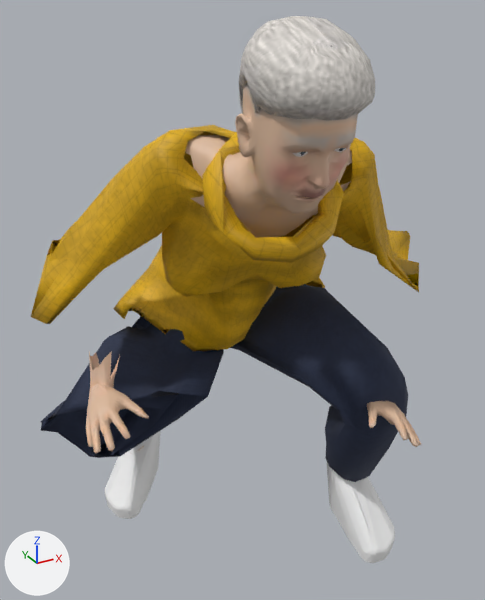
One commit to the glTF model characters/exports/old_marg_crowd.glb: the scene before it, then after it.
Both versions are drawn from a 50 mm lens placed at (-0.617, -1.136, 1.116), pointed at (-0.031, -0.069, 0.583). The lights are fixed; the arrows at lower left show +X, +Y and +Z. The older version comes first. Both versions are drawn at frame 0 of the action 'jump'; the numbers are the values there. Vertices at exactly the same position are counted once.

In view in the first picture: 'old_marg_crowd'.
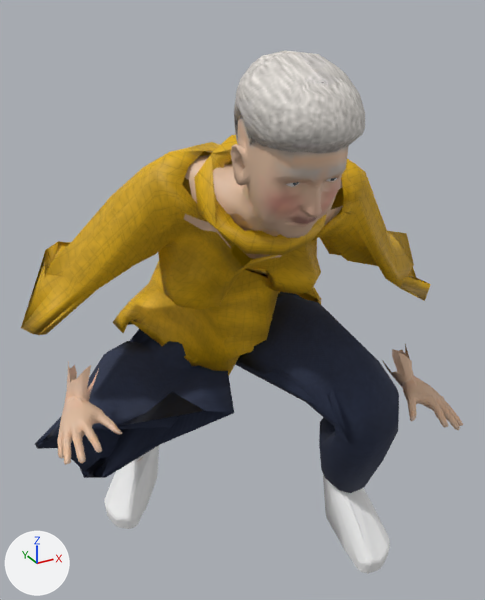
What changed in the scene script:
```text
Change me_old_marg_body_017:
    used by ob_old_marg_crowd; location = (0.0, 0.0, 0.0)
    remove me_old_marg_body_017.from_pydata(...)  # 2920 vertices, 5700 faces; spans x -0.426..0.376, y -0.466..0.266, z 0.011..1.103
    add me_old_marg_body_017.from_pydata(...)  # 2920 vertices, 5700 faces; spans x -0.44..0.386, y -0.449..0.278, z -0.029..1.06
    me_old_marg_body_017 part 1: the loose piece of 269 vertices spanning x -0.391..-0.286, y -0.244..-0.043, z 0.432..0.553 is turned 6.7 degrees about the y axis through its middle, then moved by (-0.042, 0.016, -0.022)
    me_old_marg_body_017 part 2: the loose piece of 265 vertices spanning x 0.067..0.171, y -0.418..-0.215, z 0.373..0.501 is turned -15.7 degrees about the y axis through its middle, then moved by (0.11, 0.016, -0.019)
    me_old_marg_body_017 part 3: the loose piece of 35 vertices spanning x -0.187..0.029, y -0.333..-0.186, z 0.752..0.943 is multiplied about its middle by the matrix ((0.998, -0.008, 0.034), (-0.009, 0.964, 0.142), (-0.034, -0.142, 0.962)), then moved by (0.007, 0.042, -0.011)
    me_old_marg_body_017 part 4: the loose piece of 124 vertices spanning x 0.142..0.249, y -0.318..-0.093, z 0.017..0.159 is moved by (0.0, 0.012, -0.04)
    me_old_marg_body_017 part 5: the loose piece of 124 vertices spanning x -0.287..-0.106, y 0.071..0.266, z 0.011..0.152 is moved by (0.0, 0.012, -0.04)
    me_old_marg_body_017 part 6: 2082 of 2920 vertices moved; they spanned x -0.426..0.376, y -0.466..0.258, z 0.123..1.103 and now span x -0.44..0.386, y -0.449..0.276, z 0.083..1.06; mean shift (0.001, 0.016, -0.04); largest move (-0.212, -0.074, 0.355) -> (-0.251, -0.053, 0.288)
    other edits to the shape of me_old_marg_body_017 do not show in these pictures
```

Changed parts and their boxes (x1, y1, x2, y2) in the pictures (485 x 600 px; the box of a moved part takes in the faces that stretch with it):
'old_marg_crowd', reshaped (13% wider): before (31, 16, 421, 563); after (21, 50, 463, 574)
part 1 of me_old_marg_body_017, moved or reshaped: before (86, 351, 149, 453); after (57, 361, 122, 465)
part 2 of me_old_marg_body_017, moved or reshaped: before (367, 401, 421, 447); after (382, 344, 463, 430)
part 3 of me_old_marg_body_017, moved or reshaped: before (202, 132, 344, 263); after (194, 135, 327, 255)
part 4 of me_old_marg_body_017, moved or reshaped: before (327, 463, 395, 563); after (323, 474, 390, 574)
part 5 of me_old_marg_body_017, moved or reshaped: before (105, 431, 160, 519); after (104, 446, 159, 529)
part 6 of me_old_marg_body_017, moved or reshaped: before (31, 16, 419, 482); after (21, 50, 431, 493)
